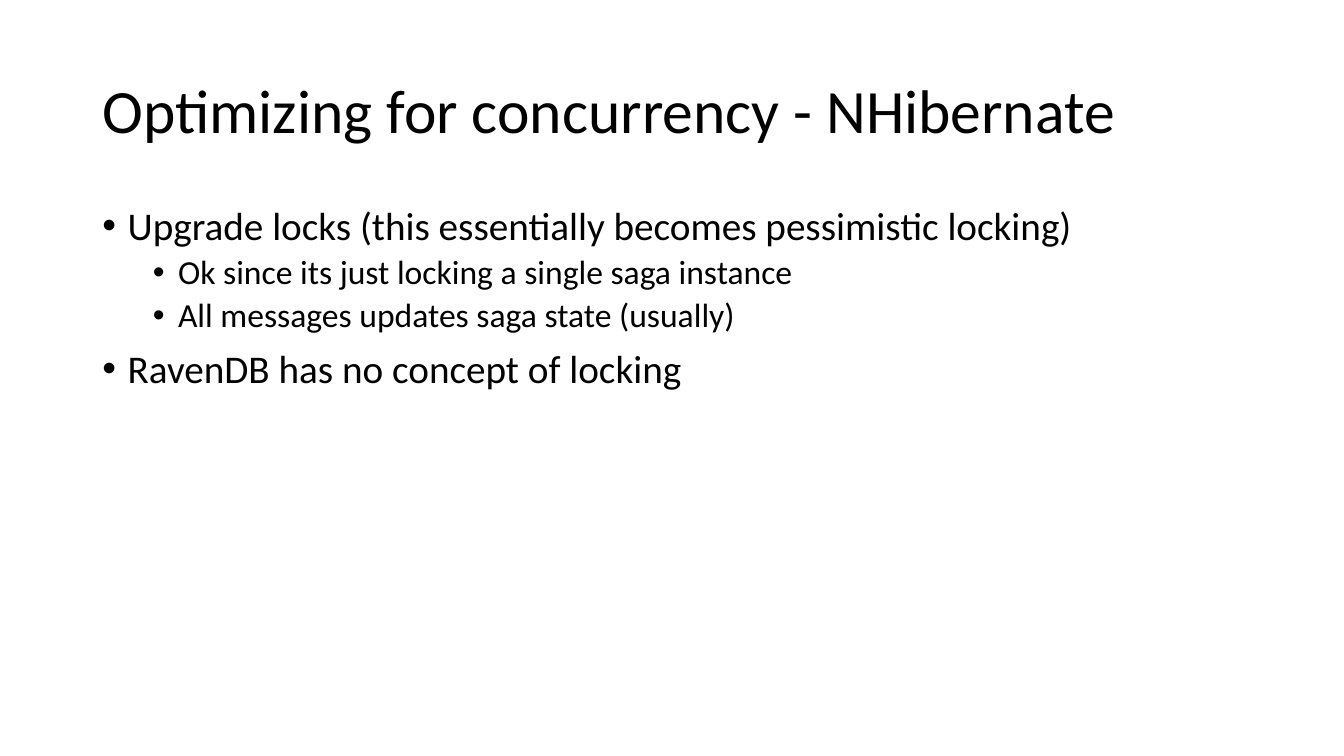
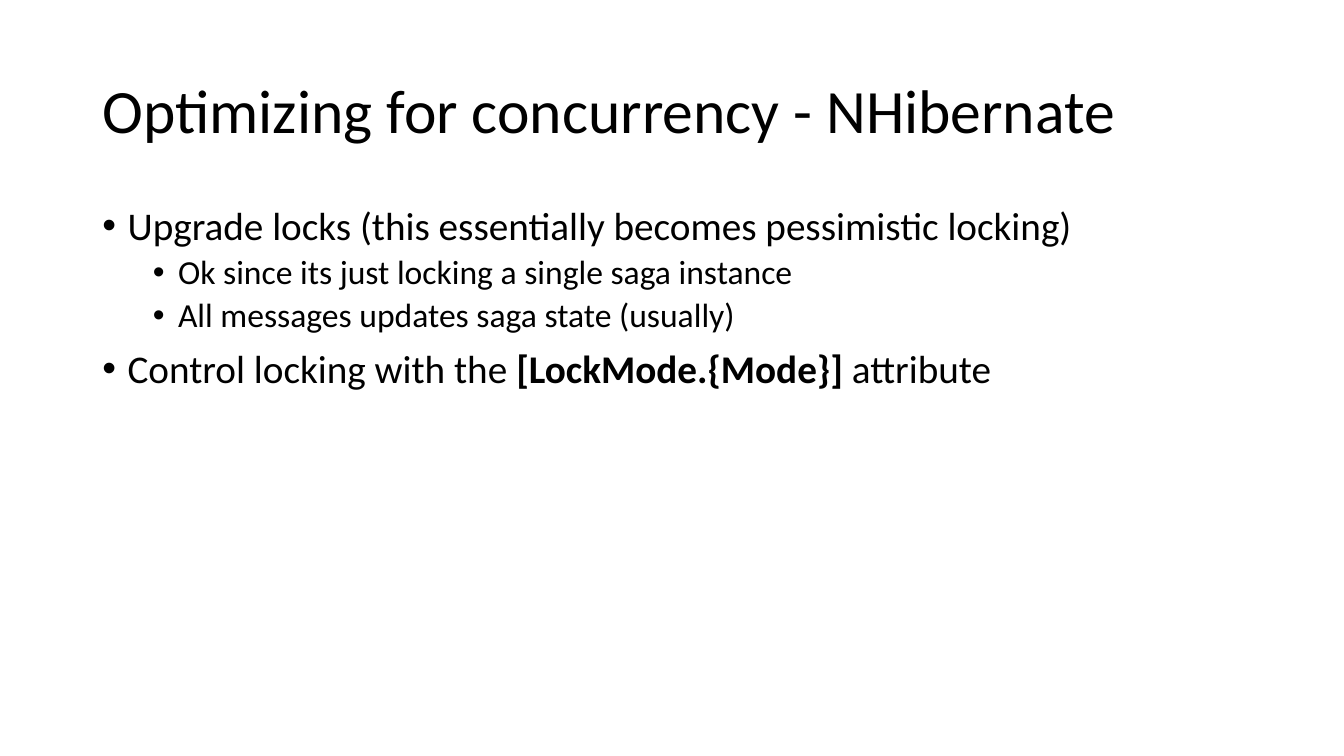
Before and after one commit to Particular/SagaMasterClass, a slide deck: slide 27 of SagaMasterClass.pptx. Drawn at 1344x756 pixels with LibreOffice and Linux fonts; fonts in the diff are those of the drawing. Boxes give left, top, right and bottom in pixels: in the first picture for what was removed or moved away, otherwise in the second. Text is boxed around its words. In the diff, an @@ line names an element or a change of style, - is before the commit and + after.

```diff
--- a/SagaMasterClass.pptx
+++ b/SagaMasterClass.pptx
@@ text at [128, 354, 991, 390]: text changed @@
-• RavenDB has no concept of locking
+• Control locking with the [LockMode.{Mode}] attribute
```
Also in this commit, not shown: 6 other slides changed, 2 slides added, 2 slides removed.
